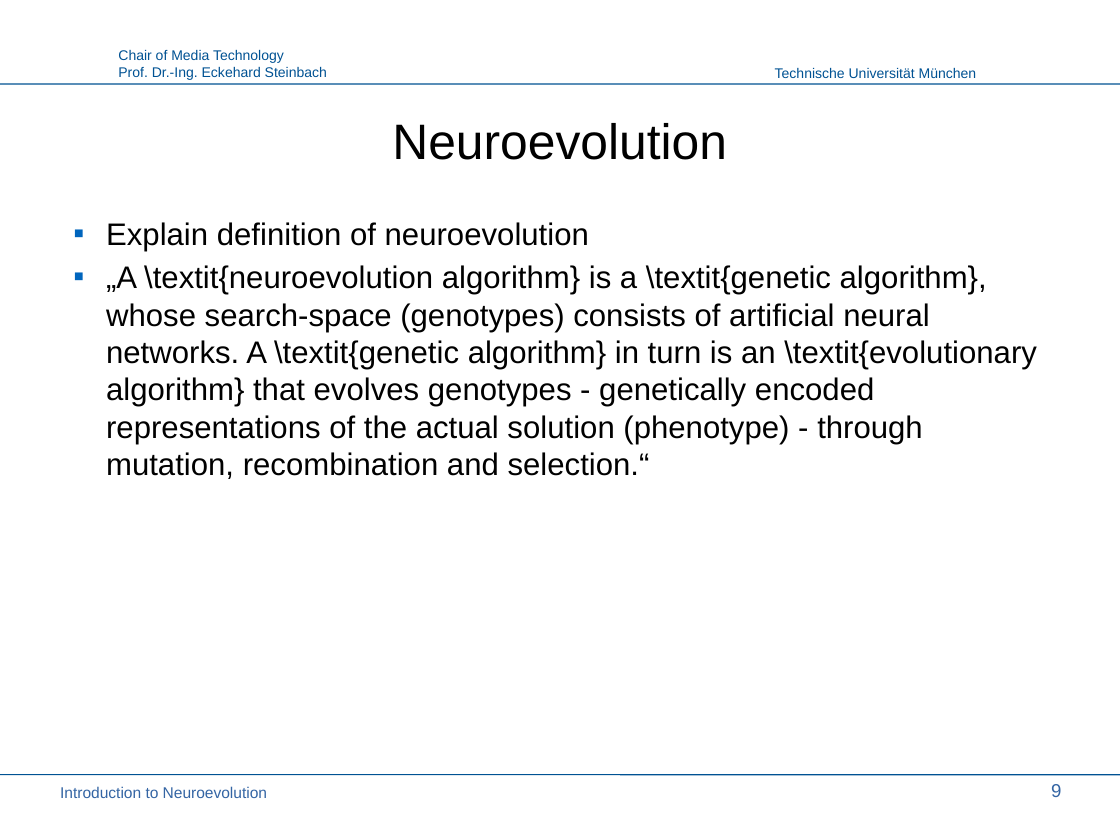
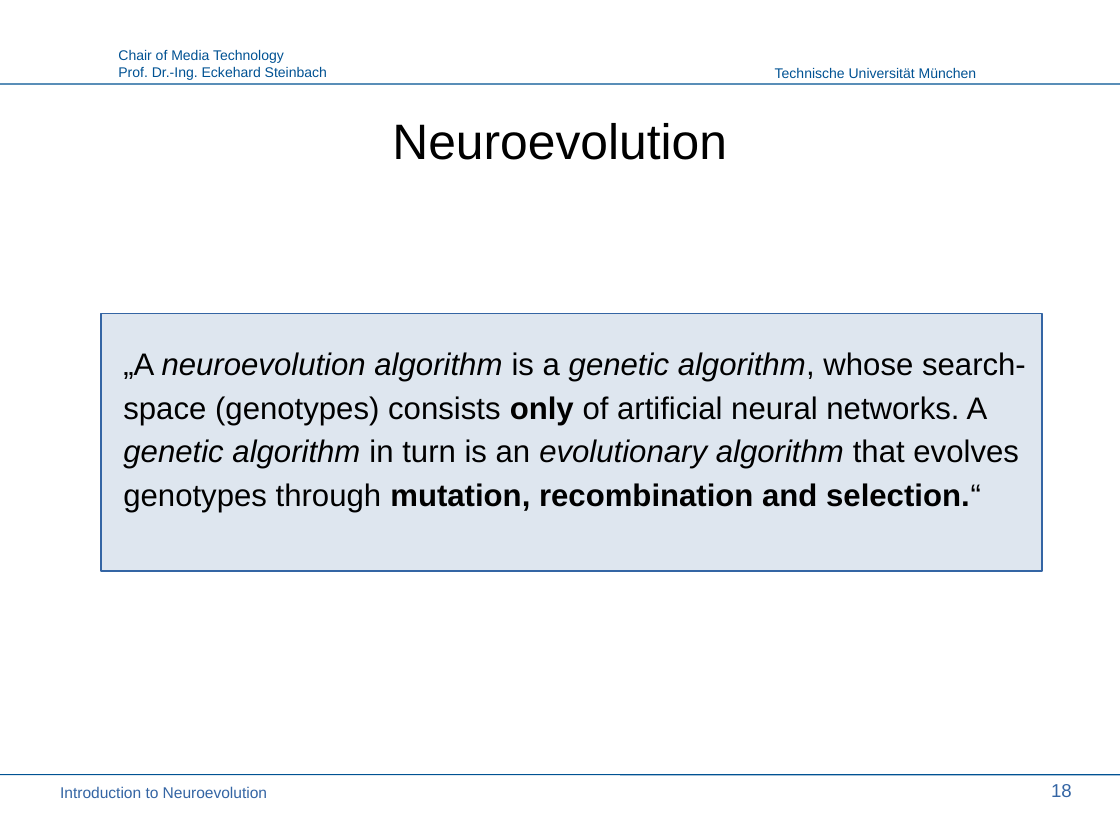
Before and after one commit to PaulPauls/Neuroevolution_of_Augmenting_Topologies_Paper, a slide deck: slide 18 of presentation/neuroevolution_presentation.odp (slide 9 before the commit). Drawn at 1120x840 pixels with LibreOffice and Linux fonts; fonts in the diff are those of the drawing; background and template pictures are left out. Boxes give left, top, right and bottom in pixels: in the first picture for what was removed or moved away, otherwise in the second. Text is boxed around its words. In the diff, an @@ line names an element or a change of style, - is before the commit and + after.

```diff
--- a/presentation/neuroevolution_presentation.odp
+++ b/presentation/neuroevolution_presentation.odp
@@ rectangle added at [101, 314, 1043, 571], fill #DEE6EF, outline #3465A4 0.99 pt @@
@@ text at [123, 352, 1026, 512]: text changed @@
-▪ Explain definition of neuroevolution
-▪ „A \textit{neuroevolution algorithm} is a \textit{genetic algorithm}, whose search-space (genotypes) consists of artificial neural networks. A \textit{genetic algorithm} in turn is an \textit{evolutionary algorithm} that evolves genotypes - genetically encoded representations of the actual solution (phenotype) - through mutation, recombination and selection.“
+„A neuroevolution algorithm is a genetic algorithm, whose search-
+space (genotypes) consists only of artificial neural networks. A
+genetic algorithm in turn is an evolutionary algorithm that evolves
+genotypes through mutation, recombination and selection.“
@@ page number at [1051, 784, 1072, 797]: text changed @@
-9
+18
```
Also in this commit, not shown: 15 other slides changed, 11 slides added.
